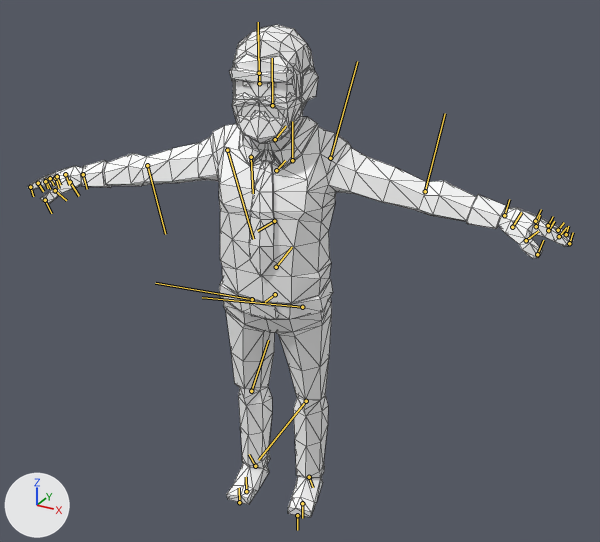
What one commit did to the glTF model SourceFiles/Characters/business_shirt.glb.
One viewpoint serves both versions: a 50 mm lens placed at (1.413, -2.373, 2.193), pointed at (0.061, 0.085, 0.965). Every picture has the same lights, and +X, +Y and +Z are marked at lower left. Both versions are drawn at frame 1 of the action 'Walk'; the numbers are the values there. The bones that bend it are drawn over the model as lines. Mesh edges are drawn as thin lines.

Objects in the first picture: 'Character_BusinessMan_Shirt'.
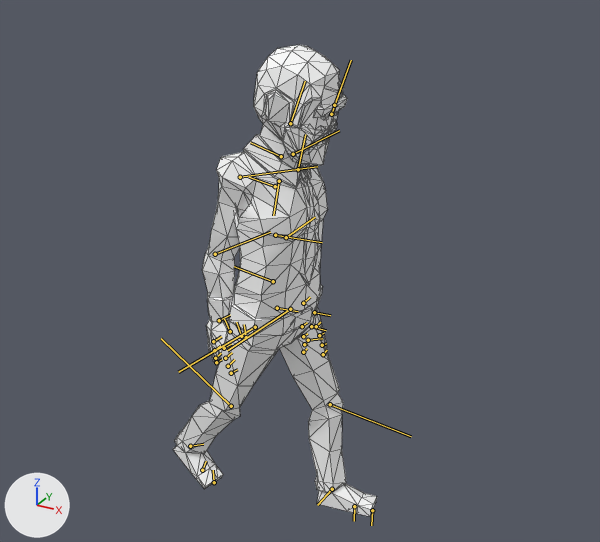
Boxes (x1, y1, x2, y2) around the edits, measured in the pictures (600 x 542 px):
'Character_BusinessMan_Shirt', posed (63% narrower): before (27, 25, 573, 517); after (173, 45, 377, 516)
bone 'Pelvis', root to tip: before (275, 294) to (265, 302); after (277, 308) to (298, 311)
bone 'spine_01', root to tip: before (276, 267) to (292, 247); after (273, 281) to (234, 266)
bone 'spine_02', root to tip: before (274, 221) to (257, 231); after (275, 235) to (322, 242)
bone 'head', root to tip: before (272, 105) to (272, 58); after (290, 123) to (305, 81)
bone 'clavicle_l', root to tip: before (292, 160) to (292, 121); after (298, 169) to (305, 134)
bone 'UpperArm_L', root to tip: before (330, 158) to (357, 61); after (293, 154) to (339, 130)
bone 'lowerarm_l', root to tip: before (425, 191) to (445, 113); after (286, 237) to (315, 217)
bone 'Hand_L', root to tip: before (504, 215) to (509, 199); after (303, 303) to (310, 297)
bone 'thumb_01_l', root to tip: before (512, 227) to (521, 212); after (314, 312) to (330, 315)
bone 'thumb_02_l', root to tip: before (526, 240) to (538, 231); after (311, 326) to (326, 330)
bone 'clavicle_r', root to tip: before (251, 157) to (253, 193); after (279, 181) to (273, 215)
bone 'UpperArm_R', root to tip: before (227, 150) to (253, 239); after (240, 177) to (317, 166)
bone 'lowerarm_r', root to tip: before (147, 165) to (165, 234); after (215, 254) to (270, 232)
bone 'Hand_R', root to tip: before (83, 174) to (87, 189); after (219, 320) to (230, 315)
bone 'thumb_01_r', root to tip: before (70, 182) to (79, 196); after (230, 331) to (224, 319)
bone 'thumb_03_r', root to tip: before (45, 200) to (51, 213); after (246, 337) to (244, 324)
bone 'Thigh_R', root to tip: before (252, 299) to (155, 283); after (255, 327) to (178, 372)
bone 'calf_r', root to tip: before (251, 391) to (268, 340); after (231, 406) to (161, 338)
bone 'Foot_R', root to tip: before (255, 466) to (249, 454); after (190, 446) to (203, 444)
bone 'Thigh_L', root to tip: before (302, 307) to (202, 297); after (290, 309) to (227, 350)
bone 'calf_l', root to tip: before (306, 401) to (258, 460); after (330, 404) to (411, 436)
bone 'Foot_L', root to tip: before (309, 477) to (313, 487); after (332, 489) to (317, 505)

The change in detail:
Bone 'Pelvis' (bone_pelvis) moves from (0.014, 0.003, 0.005) to (-0.036, 0.005, 0.017).
Bone 'Pelvis' (bone_pelvis) turns from (10, 2, 0) to (79, 10, 6) degrees about its own x, y and z.
Bone 'spine_01' (bone_spine_01) turns from (1, 0, 0) to (5, 1, -3) degrees about its own x, y and z.
Bone 'spine_02' (bone_spine_02) turns from (1, 0, 0) to (10, 1, 7) degrees about its own x, y and z.
Bone 'head' (bone_head) turns from (0, -1, 0) to (12, -1, 0) degrees about its own x, y and z.
Bone 'clavicle_l' (bone_clavicle_l) turns from (0, 1, 0) to (4, 5, 5) degrees about its own x, y and z.
Bone 'UpperArm_L' (bone_upperarm_l) turns from (1, -2, -10) to (13, -7, -84) degrees about its own x, y and z.
Bone 'lowerarm_l' (bone_lowerarm_l) turns from (0, -1, 0) to (-8, -19, -7) degrees about its own x, y and z.
Bone 'Hand_L' (bone_hand_l) turns from (1, 0, 0) to (1, -1, 4) degrees about its own x, y and z.
Bone 'thumb_01_l' (bone_thumb_01_l) turns from (5, 0, -7) to (31, 12, -50) degrees about its own x, y and z.
Bone 'thumb_02_l' (bone_thumb_02_l) turns from (0, 0, 1) to (0, -4, 13) degrees about its own x, y and z.
Bone 'clavicle_r' (bone_clavicle_r) turns from (1, 3, 0) to (6, 29, 2) degrees about its own x, y and z.
Bone 'UpperArm_R' (bone_upperarm_r) turns from (0, -1, -10) to (4, 10, -83) degrees about its own x, y and z.
Bone 'lowerarm_r' (bone_lowerarm_r) turns from (0, -2, -1) to (7, -16, -12) degrees about its own x, y and z.
Bone 'Hand_R' (bone_hand_r) turns from (1, -1, 0) to (5, -5, 3) degrees about its own x, y and z.
Bone 'thumb_01_r' (bone_thumb_01_r) turns from (4, 0, -6) to (30, 12, -45) degrees about its own x, y and z.
Bone 'thumb_03_r' (bone_thumb_03_r) turns from (0, 2, -2) to (-2, 13, -14) degrees about its own x, y and z.
Bone 'Thigh_R' (bone_thigh_r) turns from (-1, 0, 0) to (-5, -20, -1) degrees about its own x, y and z.
Bone 'calf_r' (bone_calf_r) turns from (0, 0, 2) to (-1, -4, 18) degrees about its own x, y and z.
Bone 'Foot_R' (bone_foot_r) turns from (1, -1, 1) to (9, -1, 11) degrees about its own x, y and z.
Bone 'Thigh_L' (bone_thigh_l) turns from (2, 0, 0) to (9, 25, 2) degrees about its own x, y and z.
Bone 'calf_l' (bone_calf_l) turns from (0, 0, 2) to (-1, -4, 21) degrees about its own x, y and z.
Bone 'Foot_L' (bone_foot_l) turns from (0, 0, 1) to (4, -12, -7) degrees about its own x, y and z.
